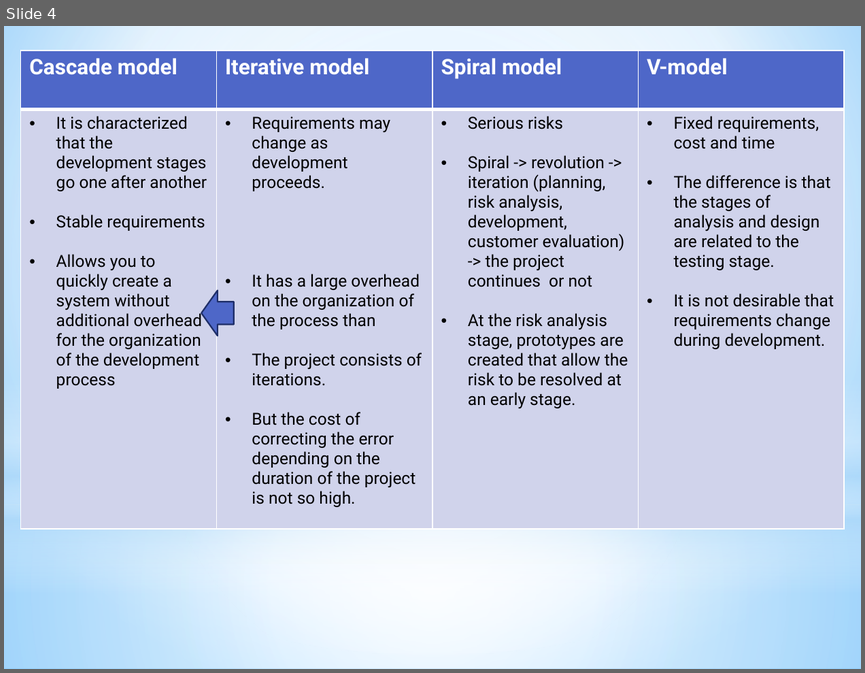
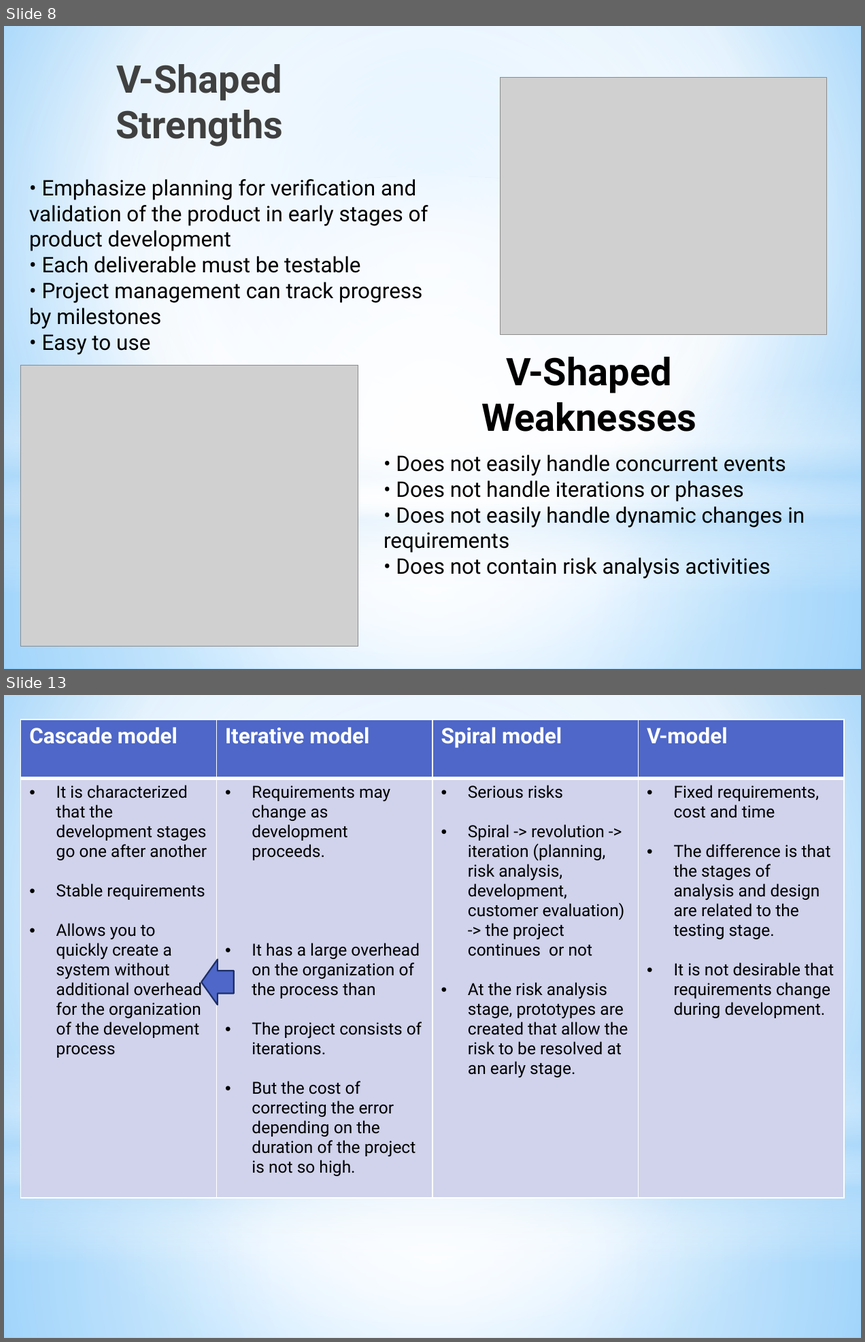
Before and after one commit to Olga-Ryma/HomeWorkTesting, a slide deck: Methodologies_Olga_Rymarchuk.pptx. Shown one above the other, each under a label of ours: slide 4 before the commit, slides 8 and 13 after it; the slides between them are not shown. The pictures are 865x673 and 865x1342 pixels, drawn with LibreOffice and Linux fonts; fonts in the diff are those of the drawing; grey boxes stand for pictures. Boxes give left, top, right and bottom in pixels: in the first picture for what was removed or moved away, otherwise in the second. Text is boxed around its words. In the diff, an @@ line names an element or a change of style, - is before the commit and + after.

Commit message:
Update Methodologies_Olga_Rymarchuk.pptx
added  list pluses and minuses  for every methodology
added content pictures

```diff
--- a/Methodologies_Olga_Rymarchuk.pptx
+++ b/Methodologies_Olga_Rymarchuk.pptx
@@ slide 8 added at (x1=4, y1=26, x2=861, y2=669), background gradient #9ED5FF to #FFFFFF to #5BB9FF; not listed: 4 template elements that a slide beside it also shows @@
@@ title added at (x1=116, y1=64, x2=283, y2=146), 32 pt, text gradient #000000 to #404040 to #212745, bold @@
+V-Shaped Strengths
@@ picture added at (x1=500, y1=78, x2=827, y2=335) @@
@@ text added at (x1=29, y1=179, x2=428, y2=354), 18 pt, text #000000 @@
+• Emphasize planning for verification and validation of the product in early stages of product development
+• Each deliverable must be testable
+• Project management can track progress by milestones
+• Easy to use
@@ picture added at (x1=21, y1=365, x2=359, y2=645) @@
@@ text added at (x1=481, y1=356, x2=697, y2=431), 32 pt, text #000000, bold @@
+V-Shaped Weaknesses
@@ text added at (x1=383, y1=454, x2=804, y2=578), 18 pt, text #000000 @@
+• Does not easily handle concurrent events
+• Does not handle iterations or phases
+• Does not easily handle dynamic changes in requirements
+• Does not contain risk analysis activities
@@ what was slide 4 is now slide 13 @@
```
Also in this commit, not shown: 3 slides changed, 8 other slides added.
